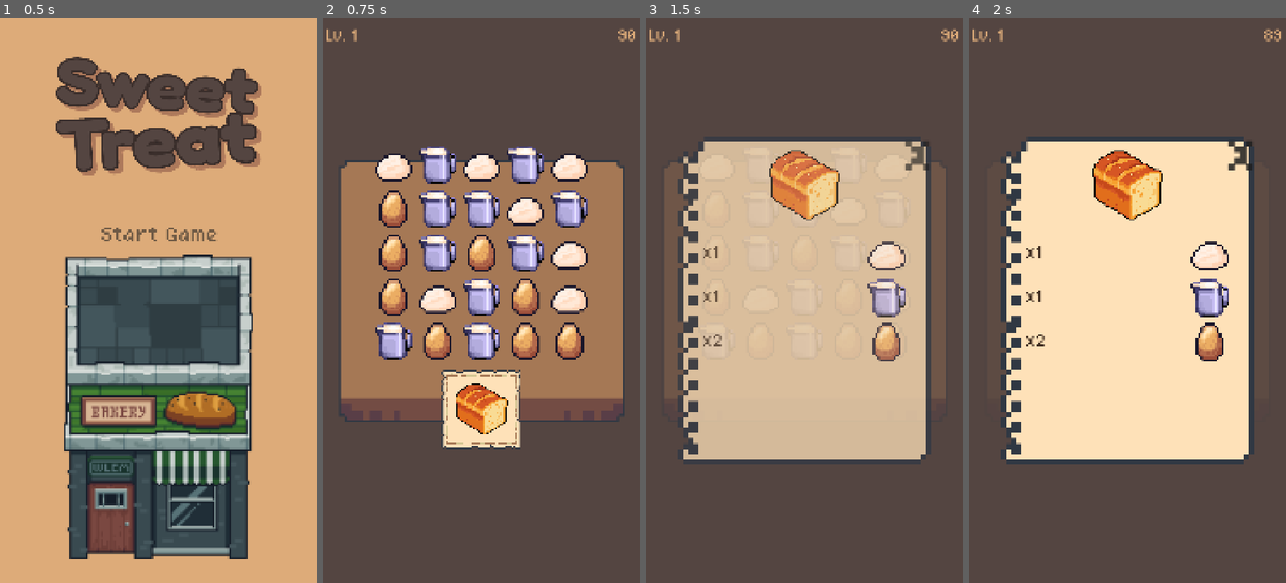
Above: before the commit, frames 1-4 (left to right).
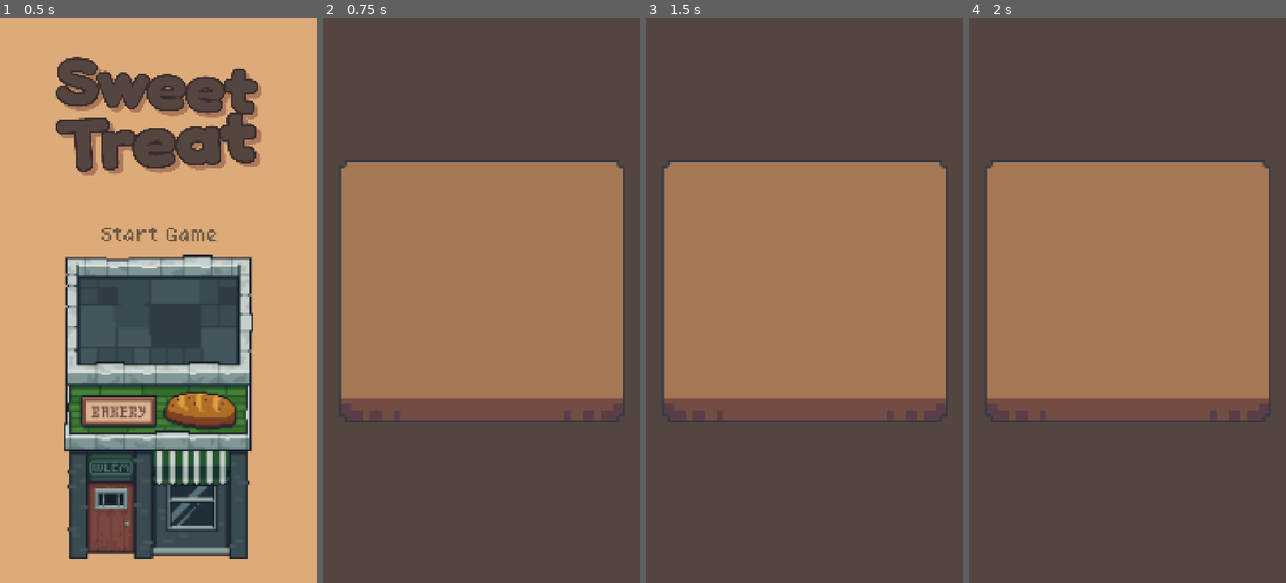
Above: after the commit, the same moments.

Repository: Krisha052/sweet-treat
Game: Godot game, scene res://scenes/main.tscn
Same seed, same stepped clock (60 frames per second), same inputs: the game is played once before the commit and once after it.
Inputs (mouse positions are in pixels of both pictures, inside the frame that each line leads up to):
- Up to frame 1 (0.5 s): no input
- Up to frame 2 (0.75 s): click (481, 232) at 0.5 s
- Up to frame 3 (1.5 s): click (804, 407) at 1.27 s
- Up to frame 4 (2 s): no input

Frame 1 is identical in both runs. In frame 2, 16% of the frame differs, in the area x 1-99%, y 1-77%; in frame 3, 50%; in frame 4, 50%, in the area x 1-99%, y 1-79%.
Error after the commit: Parse Error: Cannot infer the type of "remaining" variable because the value doesn't have a set type. (res://scripts/gameplay/level_controller.gd:172)

Commit message:
Fix Bug A: stop _pick_next_recipe() double-booking board resources
Added get_committed_demand() to OrderManager, which sums get_remaining_needs()
across all active orders per ingredient type. _pick_next_recipe() now checks
satisfiability against available = free - committed (floored at 0) rather than
the raw free board.

This means a recipe is only eligible for a new order slot if the uncommitted
board can cover its requirements on top of what active orders already need.
Because spawn_order() appends to _active_orders before returning, each
sequential call to _pick_next_recipe() at initial spawn sees the growing
committed demand from earlier picks — preventing the double-booking that let
cherry_cake be assigned twice against a board with only cherry x2.

Bug B (20-attempt refill exhaustion / push_warning fallback) is intentionally
untouched this round.

Co-Authored-By: Claude Sonnet 4.6 <noreply@anthropic.com>

Diff:
--- a/scripts/gameplay/level_controller.gd
+++ b/scripts/gameplay/level_controller.gd
@@ -165,22 +165,30 @@
 			free_counts[slot.ingredient_data.id] = \
 				free_counts.get(slot.ingredient_data.id, 0) + 1
 
-	# Find all recipes the current free board can satisfy.
+	# Deduct what active orders already need so we don't double-book resources.
+	var committed := _order_manager.get_committed_demand()
+	var available: Dictionary = {}
+	for type_id in free_counts:
+		var remaining := free_counts[type_id] - committed.get(type_id, 0)
+		if remaining > 0:
+			available[type_id] = remaining
+
+	# Find all recipes the uncommitted board can still satisfy.
 	var satisfiable: Array[RecipeData] = []
 	for recipe in level_config.recipe_pool:
-		if _is_recipe_satisfiable(recipe, free_counts):
+		if _is_recipe_satisfiable(recipe, available):
 			satisfiable.append(recipe)
 
 	if satisfiable.is_empty():
 		var fallback: RecipeData = level_config.recipe_pool[randi() % level_config.recipe_pool.size()]
-		print("[BoardMatch] No satisfiable recipe — random fallback: %s" % fallback.display_name)
+		print("[BoardMatch] No recipe fits uncommitted board — random fallback: %s" % fallback.display_name)
 		return fallback
 
 	var chosen: RecipeData = satisfiable[randi() % satisfiable.size()]
 	var names: PackedStringArray = []
 	for r in satisfiable:
 		names.append(r.display_name)
-	print("[BoardMatch] %d satisfiable: [%s] -> chose: %s" % [
+	print("[BoardMatch] %d satisfiable on uncommitted board: [%s] -> chose: %s" % [
 		satisfiable.size(), ", ".join(names), chosen.display_name])
 	return chosen
 
--- a/scripts/gameplay/order_manager.gd
+++ b/scripts/gameplay/order_manager.gd
@@ -74,6 +74,13 @@
 			return true
 	return false
 
+func get_committed_demand() -> Dictionary:
+	var demand: Dictionary = {}
+	for order in _active_orders:
+		for type_id in order.get_remaining_needs():
+			demand[type_id] = demand.get(type_id, 0) + order.get_remaining_needs()[type_id]
+	return demand
+
 func try_deselect(slot: Ingredient) -> void:
 	for order in _active_orders:
 		if order.uncollect(slot):
